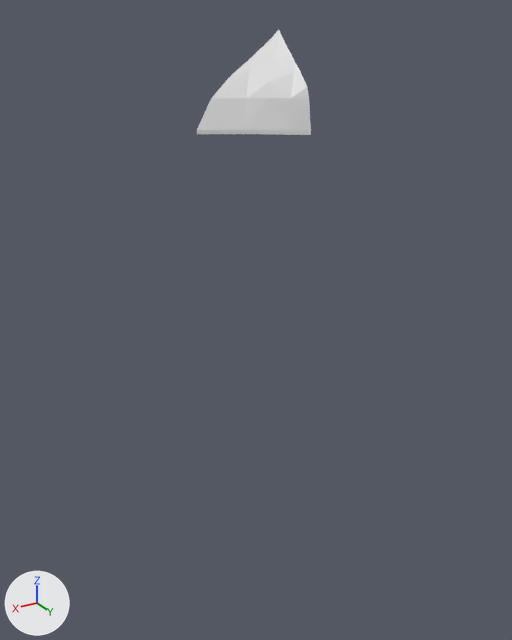
Before and after pictures for a commit that changed the glTF model assets/terrain/surface_pieces/surf_17_7.glb.
One viewpoint serves both versions: a 50 mm camera at (-11.44, 91.15, -16.45) aimed at (-22.63, 72.5, -25.78). The lights are fixed; the arrows at lower left show +X, +Y and +Z. The picture after the commit comes second. Where no turn or scale is listed for an object, it has been applied to the vertices.

The first picture shows 'geometry_0'.
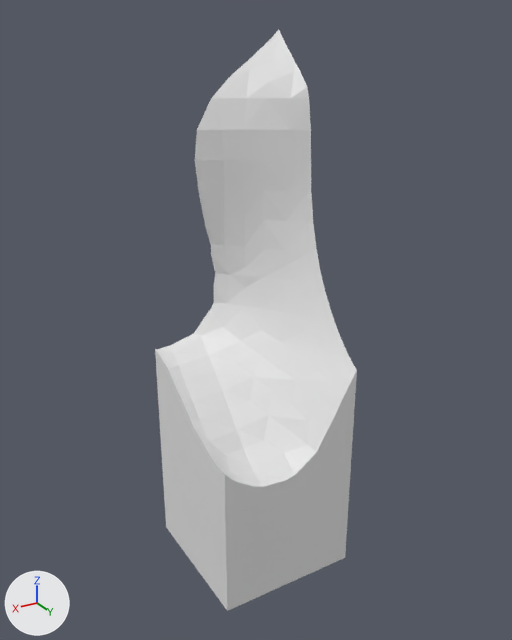
Where the change shows, as pixel boxes [x1, y1, x2, y2] in the pictures (512 x 640 px):
```json
{"object": "geometry_0", "change": "reshaped", "before": [197, 29, 311, 135], "after": [155, 29, 357, 611], "on screen": "77% wider, 445% taller"}
{"part": 1, "of": "me_geometry_0", "change": "built on", "before": [197, 131, 311, 135], "after": [155, 131, 357, 611]}
```

Scene script edits in JSON lines:
```json
{"block": "me_geometry_0", "where": "# used by ob_geometry_0; location = (0.0, 0.0, 0.0)"}
{"op": "remove", "block": "me_geometry_0", "code": "me_geometry_0.from_pydata(...)  # 59 vertices, 114 faces; spans x -25.0..-21.89, y 70.0..71.99, z -20.0..-16.87"}
{"op": "add", "block": "me_geometry_0", "code": "me_geometry_0.from_pydata(...)  # 196 vertices, 388 faces; spans x -25.0..-20.0, y 70.0..75.0, z -35.0..-16.87"}
{"block": "me_geometry_0", "change": "me_geometry_0 part 1"}
{"block": "me_geometry_0", "change": "13 vertices are removed from x -25.0..-21.89, y 70.0..71.99, z -20.0"}
{"block": "me_geometry_0", "change": "60 faces are deleted"}
{"block": "me_geometry_0", "change": "150 vertices are added at x -25.0..-20.0, y 70.0..75.0, z -35.0..-20.82"}
{"block": "me_geometry_0", "change": "334 new faces join them"}
```
